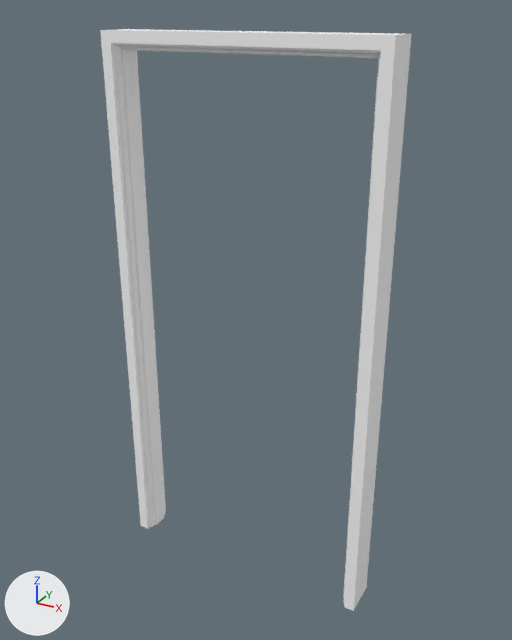
Two versions of the glTF model assets/doors/doorway_7.glb, one commit apart.
One viewpoint serves both versions: a camera (50 mm lens) standing at (1.19, 3.91, 2.16) and looking at (0.02, 6.03, 1.1). The axes (+X, +Y, +Z) are drawn at lower left. The lights are the same throughout. Where no turn or scale is listed for an object, it has been applied to the vertices.

The first picture shows 'doorway_7'.
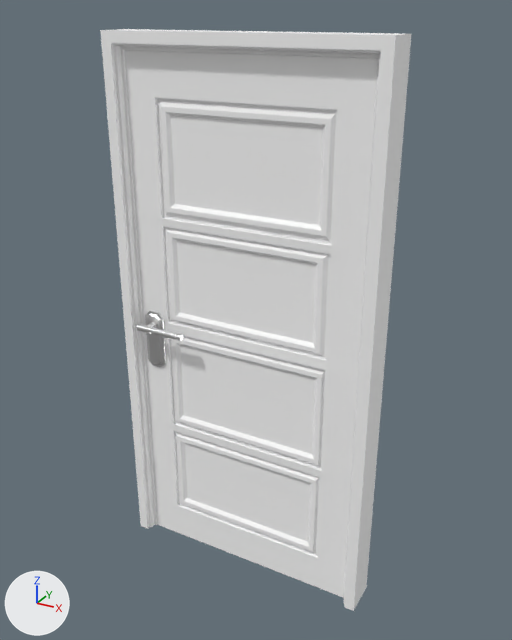
Commit message: update door assets

Boxes [x1, y1, x2, y2] around the edits, measured in the pictures (512 x 640 px):
'doorway_door_7', added
    after: [124, 50, 378, 597]
    faces in mat_frame_material (white #ffffff): [124, 50, 378, 597]
    faces in mat_metal_material (white #e7e7e7): [145, 311, 166, 367]
'doorway_handle_7', added
    after: [137, 323, 184, 341]

Patch to the scene script:
```diff
--- a/assets/doors/doorway_7.glb.py
+++ b/assets/doors/doorway_7.glb.py
@@ mat_metal_material @@
+mat_metal_material = principled_material('Metal_Material')
+mat_metal_material.base_color = (0.8, 0.8, 0.8)  # white #e7e7e7
+mat_metal_material.metallic = 1.0
+mat_metal_material.roughness = 0.3
@@ me_mesh_020 @@
+me_mesh_020.from_pydata(...)  # 326 vertices, 648 faces; spans x -0.441..-0.233, y 5.905..6.082, z 1.002..1.029
+me_mesh_020.materials.append(mat_metal_material)  # white #e7e7e7
@@ me_mesh_019 @@
+me_mesh_019.from_pydata(...)  # 288 vertices, 568 faces; spans x -0.46..0.46, y 5.96..6.04, z 0.0..2.03
+# faces by material slot: [476, 92]
+me_mesh_019.materials.append(mat_frame_material)  # white #ffffff
+me_mesh_019.materials.append(mat_metal_material)  # white #e7e7e7
@@ ob_doorway_handle_7 @@
+ob_doorway_handle_7 = bpy.data.objects.new('doorway_handle_7', me_mesh_020)
+ob_doorway_handle_7.location = (0.0, 0.0, 0.0)
@@ ob_doorway_door_7 @@
+ob_doorway_door_7 = bpy.data.objects.new('doorway_door_7', me_mesh_019)
+ob_doorway_door_7.location = (0.0, 0.0, 0.0)
```
